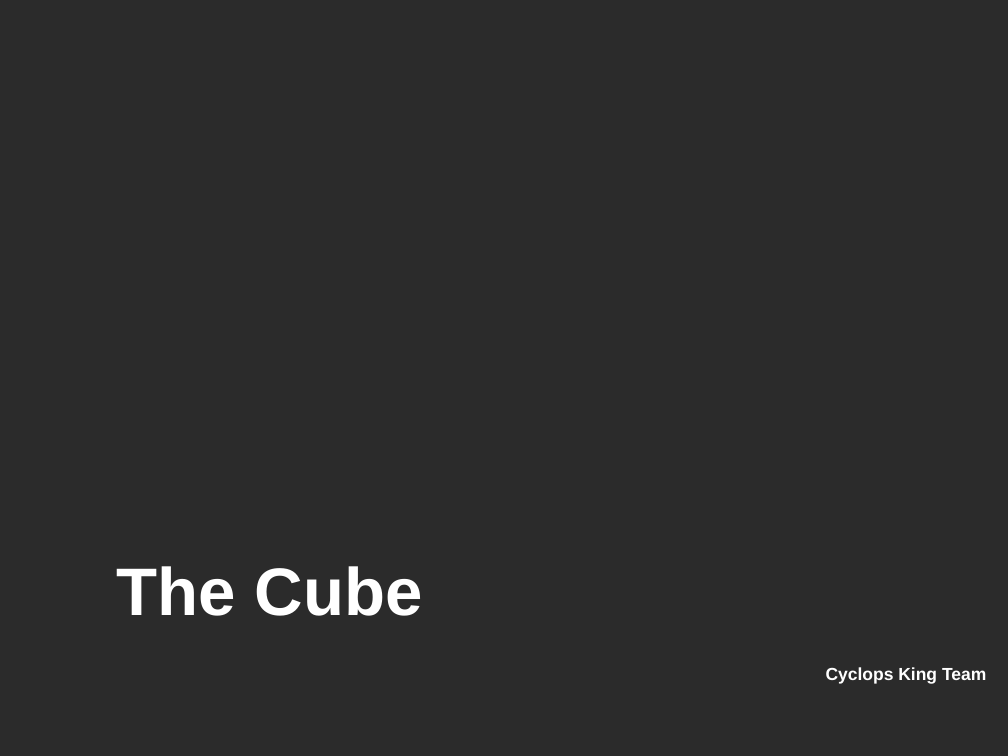
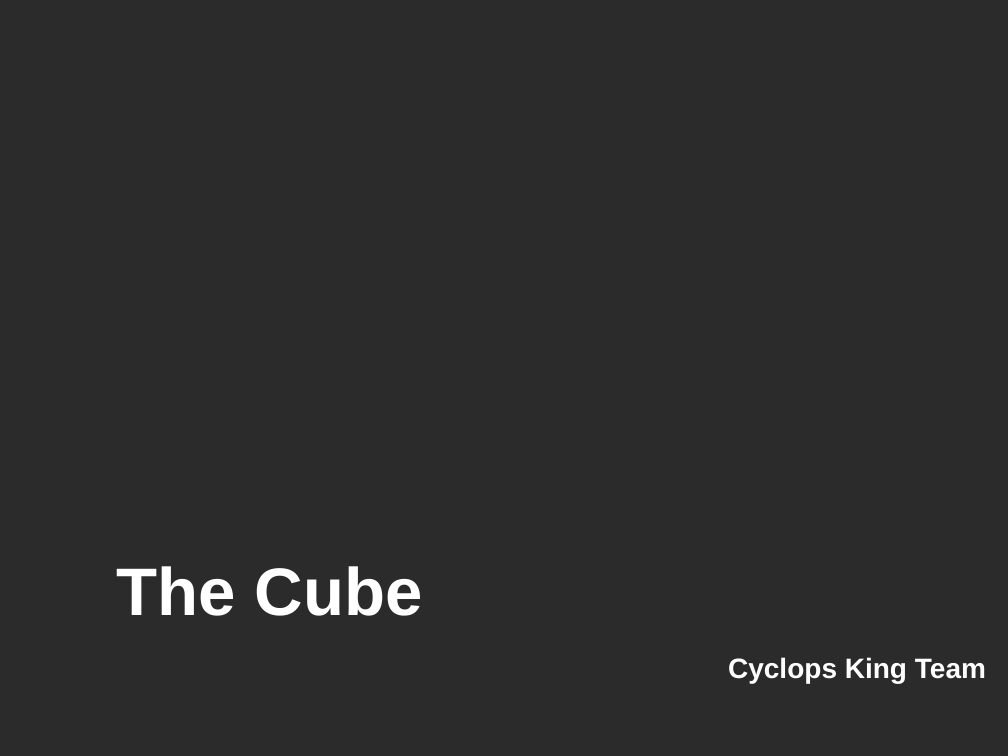
Before and after one commit to nencho83/CyclopsKing, a slide deck: slide 1 of Cyclops King - Game Presentation.ppt. Drawn at 1008x756 pixels with LibreOffice and Linux fonts; fonts in the diff are those of the drawing; background and template pictures are left out; a plain dark background stands for a picture behind light text. Boxes give left, top, right and bottom in pixels: in the first picture for what was removed or moved away, otherwise in the second. Text is boxed around its words. In the diff, an @@ line names an element or a change of style, - is before the commit and + after.

```diff
--- a/Cyclops King - Game Presentation.ppt
+++ b/Cyclops King - Game Presentation.ppt
@@ text "Cyclops King Team" at (728,657,986,683): size 12.5 to 20 pt @@
```
Also in this commit, not shown: 1 other slide changed, 2 slides added.
